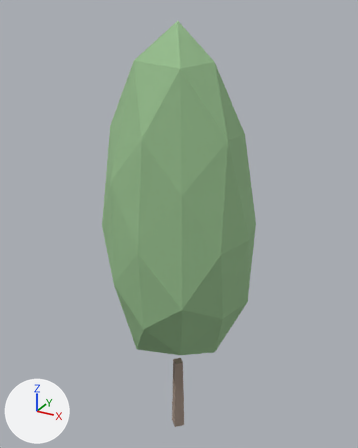
A saved change to the glTF model web/public/models/tree-broadleaf-c-far.glb.
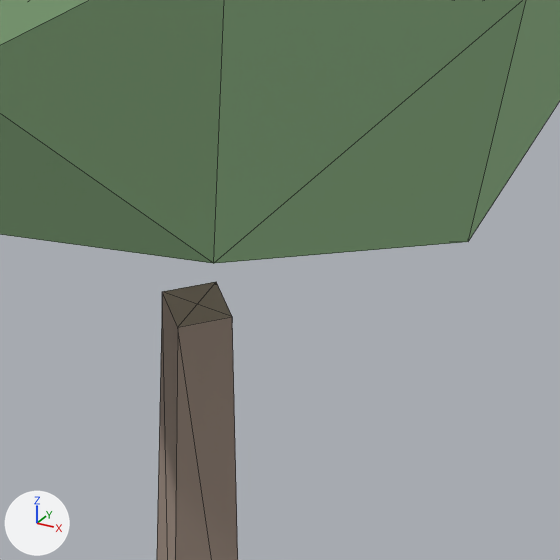
Each version is shown whole from a 50 mm lens placed at (0.484, -0.886, 1.02), pointed at (-0.018, 0.026, 0.564), then close up on the part from 42% to 64% of the width and 71% to 88% of the height. The axes (+X, +Y, +Z) are drawn at lower left. The lights are the same throughout. The last two pictures show the newer version. The close-ups show mesh edges as thin lines. Vertices at exactly the same position are counted once.

Script lines for the objects in view, before the commit:
```python
me_tree_broadleaf_c_far = bpy.data.meshes.new('tree-broadleaf-c-far')
me_tree_broadleaf_c_far.from_pydata(...)  # 52 vertices, 96 faces; spans x -0.173..0.165, y -0.167..0.167, z 0.0..0.996
# faces by material slot: [16, 80]
me_tree_broadleaf_c_far.materials.append(mat_bark)  # beige #a08e81
me_tree_broadleaf_c_far.materials.append(mat_foliage)  # greyish green #97bf8e
ob_tree_broadleaf_c_far = bpy.data.objects.new('tree-broadleaf-c-far', me_tree_broadleaf_c_far)
ob_tree_broadleaf_c_far.location = (0.0, 0.0, 0.0)
```
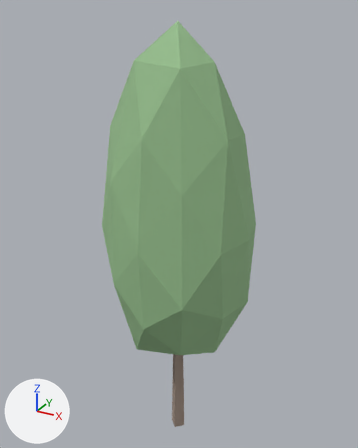
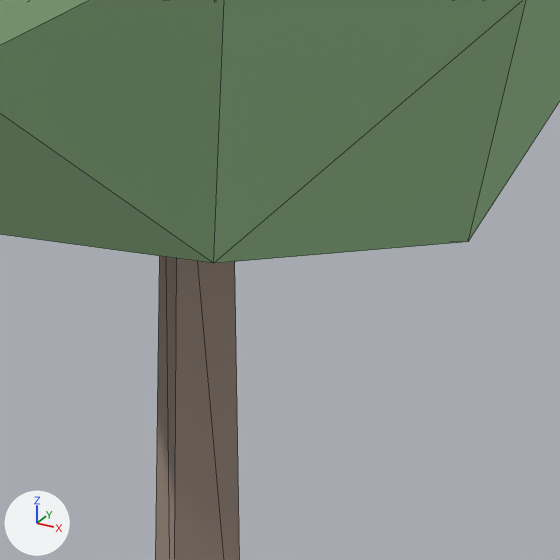
What the commit changed:
me_tree_broadleaf_c_far has 52 vertices, 96 faces and spans x -0.173..0.165, y -0.167..0.167, z 0.0..0.996.
me_tree_broadleaf_c_far is used by ob_tree_broadleaf_c_far; location (0.0, 0.0, 0.0).
Part 1, on me_tree_broadleaf_c_far:
Vertex 1 of me_tree_broadleaf_c_far moves from (-0.003, -0.019, 0.204) at pixel (177, 327) to (-0.003, -0.018, 0.323).
Vertex 3 of me_tree_broadleaf_c_far moves from (0.011, -0.005, 0.204) at pixel (232, 316) to (0.01, -0.005, 0.323).
Vertex 4 of me_tree_broadleaf_c_far moves from (-0.003, -0.005, 0.204) at pixel (197, 304) to (-0.003, -0.005, 0.323).
Vertex 6 of me_tree_broadleaf_c_far moves from (-0.017, -0.005, 0.204) at pixel (162, 291) to (-0.016, -0.005, 0.323) at pixel (162, 0).
Vertex 8 of me_tree_broadleaf_c_far moves from (-0.003, 0.008, 0.204) at pixel (216, 281) to (-0.003, 0.008, 0.323).

What differs and where, as boxes [x1, y1, x2, y2] in the close-ups (560 x 560 px; the box of a moved part takes in the faces that stretch with it):
part 1 of me_tree_broadleaf_c_far, moved or reshaped
    before: [157, 282, 238, 560]
    after: [155, 256, 239, 560]
